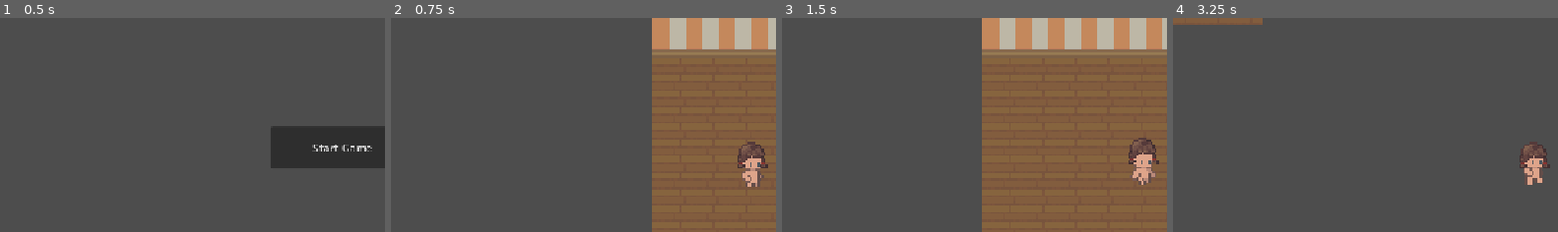
Above: before the commit, frames 1-4 (left to right).
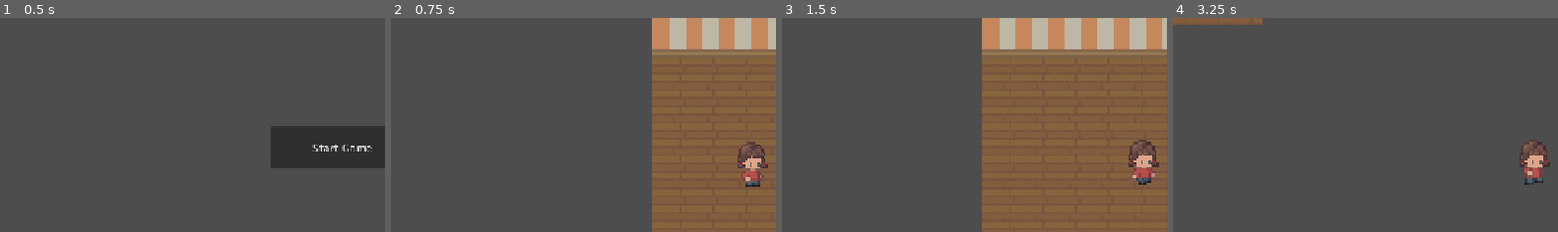
Above: after the commit, the same moments.

Repository: 134148/HauntingDeadline
Game: Godot game, scene res://scenes/titlescreen.tscn
Two runs of this game, one before a commit and one after it. Both use one fixed random seed, a clock stepped at 60 frames per second and the inputs below.
Inputs:
- Up to frame 1 (0.5 s): no input
- Up to frame 2 (0.75 s): click "Start Game" at 0.5 s
- Up to frame 3 (1.5 s): tap Enter at 1.25 s; hold D (right) from 1.28 s (still down)
- Up to frame 4 (3.25 s): release D (right) at 2.03 s; hold S (down) 2.03-2.78 s; hold D (right) from 2.78 s (still down)
The pictures show only the part of the screen within x 4-54%, y 19-69%; the shares and areas given below are measured in that part.

Frame 1 is identical in both runs. In frame 2, 0.2% of the frame differs, in the area x 91-96%, y 71-79%; in frame 3, 0.6%, in the area x 90-98%, y 55-78%; in frame 4, 0.6%.

Commit message:
alle kleren

Diff:
--- a/scenes/speler.tscn
+++ b/scenes/speler.tscn
@@ -83,29 +83,29 @@
 atlas = ExtResource("1_eg4ei")
 region = Rect2(0, 68, 32, 34)
 
+[sub_resource type="AtlasTexture" id="AtlasTexture_gjejr"]
+atlas = ExtResource("1_eg4ei")
+region = Rect2(0, 68, 32, 34)
+
+[sub_resource type="AtlasTexture" id="AtlasTexture_hmgcj"]
+atlas = ExtResource("1_eg4ei")
+region = Rect2(32, 68, 32, 34)
+
+[sub_resource type="AtlasTexture" id="AtlasTexture_rp07m"]
+atlas = ExtResource("1_eg4ei")
+region = Rect2(64, 68, 32, 34)
+
 [sub_resource type="AtlasTexture" id="AtlasTexture_1flrd"]
 atlas = ExtResource("1_eg4ei")
 region = Rect2(96, 68, 32, 34)
 
-[sub_resource type="AtlasTexture" id="AtlasTexture_rp07m"]
-atlas = ExtResource("1_eg4ei")
-region = Rect2(64, 68, 32, 34)
+[sub_resource type="AtlasTexture" id="AtlasTexture_f8dos"]
+atlas = ExtResource("1_eg4ei")
+region = Rect2(128, 68, 32, 34)
 
 [sub_resource type="AtlasTexture" id="AtlasTexture_j0n3m"]
 atlas = ExtResource("1_eg4ei")
 region = Rect2(160, 68, 32, 34)
-
-[sub_resource type="AtlasTexture" id="AtlasTexture_hmgcj"]
-atlas = ExtResource("1_eg4ei")
-region = Rect2(32, 68, 32, 34)
-
-[sub_resource type="AtlasTexture" id="AtlasTexture_gjejr"]
-atlas = ExtResource("1_eg4ei")
-region = Rect2(0, 68, 32, 34)
-
-[sub_resource type="AtlasTexture" id="AtlasTexture_f8dos"]
-atlas = ExtResource("1_eg4ei")
-region = Rect2(128, 68, 32, 34)
 
 [sub_resource type="AtlasTexture" id="AtlasTexture_a2ew5"]
 atlas = ExtResource("1_eg4ei")
@@ -127,22 +127,22 @@
 }, {
 "frames": [{
 "duration": 1.0,
+"texture": SubResource("AtlasTexture_gjejr")
+}, {
+"duration": 1.0,
+"texture": SubResource("AtlasTexture_hmgcj")
+}, {
+"duration": 1.0,
+"texture": SubResource("AtlasTexture_rp07m")
+}, {
+"duration": 1.0,
 "texture": SubResource("AtlasTexture_1flrd")
 }, {
 "duration": 1.0,
-"texture": SubResource("AtlasTexture_rp07m")
+"texture": SubResource("AtlasTexture_f8dos")
 }, {
 "duration": 1.0,
 "texture": SubResource("AtlasTexture_j0n3m")
-}, {
-"duration": 1.0,
-"texture": SubResource("AtlasTexture_hmgcj")
-}, {
-"duration": 1.0,
-"texture": SubResource("AtlasTexture_gjejr")
-}, {
-"duration": 1.0,
-"texture": SubResource("AtlasTexture_f8dos")
 }, {
 "duration": 1.0,
 "texture": SubResource("AtlasTexture_a2ew5")
@@ -155,6 +155,234 @@
 "speed": 7.0
 }]
 
+[sub_resource type="AtlasTexture" id="AtlasTexture_3n8en"]
+atlas = ExtResource("1_eg4ei")
+region = Rect2(0, 136, 32, 34)
+
+[sub_resource type="AtlasTexture" id="AtlasTexture_re5ni"]
+atlas = ExtResource("1_eg4ei")
+region = Rect2(0, 136, 32, 34)
+
+[sub_resource type="AtlasTexture" id="AtlasTexture_wkl0p"]
+atlas = ExtResource("1_eg4ei")
+region = Rect2(32, 136, 32, 34)
+
+[sub_resource type="AtlasTexture" id="AtlasTexture_1ch2h"]
+atlas = ExtResource("1_eg4ei")
+region = Rect2(64, 136, 32, 34)
+
+[sub_resource type="AtlasTexture" id="AtlasTexture_2fqj6"]
+atlas = ExtResource("1_eg4ei")
+region = Rect2(96, 136, 32, 34)
+
+[sub_resource type="AtlasTexture" id="AtlasTexture_k4s1p"]
+atlas = ExtResource("1_eg4ei")
+region = Rect2(128, 136, 32, 34)
+
+[sub_resource type="AtlasTexture" id="AtlasTexture_qihb5"]
+atlas = ExtResource("1_eg4ei")
+region = Rect2(160, 136, 32, 34)
+
+[sub_resource type="AtlasTexture" id="AtlasTexture_mcsx5"]
+atlas = ExtResource("1_eg4ei")
+region = Rect2(192, 136, 32, 34)
+
+[sub_resource type="AtlasTexture" id="AtlasTexture_4ro78"]
+atlas = ExtResource("1_eg4ei")
+region = Rect2(224, 136, 32, 34)
+
+[sub_resource type="SpriteFrames" id="SpriteFrames_vnwv4"]
+animations = [{
+"frames": [{
+"duration": 1.0,
+"texture": SubResource("AtlasTexture_3n8en")
+}],
+"loop": true,
+"name": &"shirt_idle",
+"speed": 5.0
+}, {
+"frames": [{
+"duration": 1.0,
+"texture": SubResource("AtlasTexture_re5ni")
+}, {
+"duration": 1.0,
+"texture": SubResource("AtlasTexture_wkl0p")
+}, {
+"duration": 1.0,
+"texture": SubResource("AtlasTexture_1ch2h")
+}, {
+"duration": 1.0,
+"texture": SubResource("AtlasTexture_2fqj6")
+}, {
+"duration": 1.0,
+"texture": SubResource("AtlasTexture_k4s1p")
+}, {
+"duration": 1.0,
+"texture": SubResource("AtlasTexture_qihb5")
+}, {
+"duration": 1.0,
+"texture": SubResource("AtlasTexture_mcsx5")
+}, {
+"duration": 1.0,
+"texture": SubResource("AtlasTexture_4ro78")
+}],
+"loop": true,
+"name": &"shirt_walking",
+"speed": 7.0
+}]
+
+[sub_resource type="AtlasTexture" id="AtlasTexture_vnwv4"]
+atlas = ExtResource("1_eg4ei")
+region = Rect2(0, 204, 32, 34)
+
+[sub_resource type="AtlasTexture" id="AtlasTexture_umxn7"]
+atlas = ExtResource("1_eg4ei")
+region = Rect2(0, 204, 32, 34)
+
+[sub_resource type="AtlasTexture" id="AtlasTexture_qtiux"]
+atlas = ExtResource("1_eg4ei")
+region = Rect2(32, 204, 32, 34)
+
+[sub_resource type="AtlasTexture" id="AtlasTexture_523lq"]
+atlas = ExtResource("1_eg4ei")
+region = Rect2(64, 204, 32, 34)
+
+[sub_resource type="AtlasTexture" id="AtlasTexture_b44uc"]
+atlas = ExtResource("1_eg4ei")
+region = Rect2(96, 204, 32, 34)
+
+[sub_resource type="AtlasTexture" id="AtlasTexture_kbyce"]
+atlas = ExtResource("1_eg4ei")
+region = Rect2(128, 204, 32, 34)
+
+[sub_resource type="AtlasTexture" id="AtlasTexture_bx600"]
+atlas = ExtResource("1_eg4ei")
+region = Rect2(160, 204, 32, 34)
+
+[sub_resource type="AtlasTexture" id="AtlasTexture_2odnv"]
+atlas = ExtResource("1_eg4ei")
+region = Rect2(192, 204, 32, 34)
+
+[sub_resource type="AtlasTexture" id="AtlasTexture_wc6w0"]
+atlas = ExtResource("1_eg4ei")
+region = Rect2(224, 204, 32, 34)
+
+[sub_resource type="SpriteFrames" id="SpriteFrames_magk8"]
+animations = [{
+"frames": [{
+"duration": 1.0,
+"texture": SubResource("AtlasTexture_vnwv4")
+}],
+"loop": true,
+"name": &"broek_idle",
+"speed": 5.0
+}, {
+"frames": [{
+"duration": 1.0,
+"texture": SubResource("AtlasTexture_umxn7")
+}, {
+"duration": 1.0,
+"texture": SubResource("AtlasTexture_qtiux")
+}, {
+"duration": 1.0,
+"texture": SubResource("AtlasTexture_523lq")
+}, {
+"duration": 1.0,
+"texture": SubResource("AtlasTexture_b44uc")
+}, {
+"duration": 1.0,
+"texture": SubResource("AtlasTexture_kbyce")
+}, {
+"duration": 1.0,
+"texture": SubResource("AtlasTexture_bx600")
+}, {
+"duration": 1.0,
+"texture": SubResource("AtlasTexture_2odnv")
+}, {
+"duration": 1.0,
+"texture": SubResource("AtlasTexture_wc6w0")
+}],
+"loop": true,
+"name": &"broek_walking",
+"speed": 7.0
+}]
+
+[sub_resource type="AtlasTexture" id="AtlasTexture_magk8"]
+atlas = ExtResource("1_eg4ei")
+region = Rect2(0, 272, 32, 34)
+
+[sub_resource type="AtlasTexture" id="AtlasTexture_qonec"]
+atlas = ExtResource("1_eg4ei")
+region = Rect2(0, 272, 32, 34)
+
+[sub_resource type="AtlasTexture" id="AtlasTexture_hnrkn"]
+atlas = ExtResource("1_eg4ei")
+region = Rect2(32, 272, 32, 34)
+
+[sub_resource type="AtlasTexture" id="AtlasTexture_71cyk"]
+atlas = ExtResource("1_eg4ei")
+region = Rect2(64, 272, 32, 34)
+
+[sub_resource type="AtlasTexture" id="AtlasTexture_xmra5"]
+atlas = ExtResource("1_eg4ei")
+region = Rect2(96, 272, 32, 34)
+
+[sub_resource type="AtlasTexture" id="AtlasTexture_mb2wa"]
+atlas = ExtResource("1_eg4ei")
+region = Rect2(128, 272, 32, 34)
+
+[sub_resource type="AtlasTexture" id="AtlasTexture_72rf1"]
+atlas = ExtResource("1_eg4ei")
+region = Rect2(160, 272, 32, 34)
+
+[sub_resource type="AtlasTexture" id="AtlasTexture_e8tfs"]
+atlas = ExtResource("1_eg4ei")
+region = Rect2(192, 272, 32, 34)
+
+[sub_resource type="AtlasTexture" id="AtlasTexture_ahc11"]
+atlas = ExtResource("1_eg4ei")
+region = Rect2(224, 272, 32, 34)
+
+[sub_resource type="SpriteFrames" id="SpriteFrames_pdh7q"]
+animations = [{
+"frames": [{
+"duration": 1.0,
+"texture": SubResource("AtlasTexture_magk8")
+}],
+"loop": true,
+"name": &"schoenen_idle",
+"speed": 5.0
+}, {
+"frames": [{
+"duration": 1.0,
+"texture": SubResource("AtlasTexture_qonec")
+}, {
+"duration": 1.0,
+"texture": SubResource("AtlasTexture_hnrkn")
+}, {
+"duration": 1.0,
+"texture": SubResource("AtlasTexture_71cyk")
+}, {
+"duration": 1.0,
+"texture": SubResource("AtlasTexture_xmra5")
+}, {
+"duration": 1.0,
+"texture": SubResource("AtlasTexture_mb2wa")
+}, {
+"duration": 1.0,
+"texture": SubResource("AtlasTexture_72rf1")
+}, {
+"duration": 1.0,
+"texture": SubResource("AtlasTexture_e8tfs")
+}, {
+"duration": 1.0,
+"texture": SubResource("AtlasTexture_ahc11")
+}],
+"loop": true,
+"name": &"schoenen_walking",
+"speed": 7.0
+}]
+
 [sub_resource type="CapsuleShape2D" id="CapsuleShape2D_3n8en"]
 radius = 5.0
 height = 16.0
@@ -166,8 +394,9 @@
 [node name="animatie_speler" type="AnimatedSprite2D" parent="." unique_id=104888703]
 unique_name_in_owner = true
 sprite_frames = SubResource("SpriteFrames_lplo0")
-animation = &"Walking"
+animation = &"Idle"
 autoplay = "Idle"
+frame_progress = 0.67636126
 
 [node name="animatie_haar" type="AnimatedSprite2D" parent="." unique_id=683366380]
 unique_name_in_owner = true
@@ -175,8 +404,26 @@
 sprite_frames = SubResource("SpriteFrames_4ro78")
 animation = &"hair_walking"
 
+[node name="animatie_shirt" type="AnimatedSprite2D" parent="." unique_id=640264653]
+unique_name_in_owner = true
+position = Vector2(0, 8)
+sprite_frames = SubResource("SpriteFrames_vnwv4")
+animation = &"shirt_idle"
+
+[node name="animatie_broek" type="AnimatedSprite2D" parent="." unique_id=969920116]
+unique_name_in_owner = true
+position = Vector2(0, 12)
+sprite_frames = SubResource("SpriteFrames_magk8")
+animation = &"broek_idle"
+
+[node name="animatie_schoenen" type="AnimatedSprite2D" parent="." unique_id=1210258693]
+unique_name_in_owner = true
+position = Vector2(0, 16)
+sprite_frames = SubResource("SpriteFrames_pdh7q")
+animation = &"schoenen_walking"
+
 [node name="CollisionShape2D" type="CollisionShape2D" parent="." unique_id=111746218]
-position = Vector2(0, 5)
+position = Vector2(1, 6)
 shape = SubResource("CapsuleShape2D_3n8en")
 
 [node name="Camera2D" type="Camera2D" parent="." unique_id=418377115]
--- a/scripts/speler.gd
+++ b/scripts/speler.gd
@@ -13,9 +13,15 @@
 	if character_direction.x > 0:
 		%animatie_speler.flip_h = false
 		%animatie_haar.flip_h = false
+		%animatie_shirt.flip_h = false
+		%animatie_broek.flip_h = false
+		%animatie_schoenen.flip_h = false
 	elif character_direction.x < 0:
 		%animatie_speler.flip_h = true
 		%animatie_haar.flip_h = true
+		%animatie_shirt.flip_h = true
+		%animatie_broek.flip_h = true
+		%animatie_schoenen.flip_h = true
 
 	# Movement
 	if character_direction != Vector2.ZERO:
@@ -25,6 +31,12 @@
 			%animatie_speler.animation = "Walking"
 		if %animatie_haar.animation != "hair_walking":
 			%animatie_haar.play("hair_walking")
+		if %animatie_shirt.animation != "shirt_walking":
+			%animatie_shirt.play("shirt_walking")
+		if %animatie_broek.animation != "broek_walking":
+			%animatie_broek.play("broek_walking")
+		if %animatie_schoenen.animation != "schoenen_walking":
+			%animatie_schoenen.play("schoenen_walking")
 
 	else:
 		velocity = velocity.move_toward(Vector2.ZERO, movement_speed)
@@ -33,5 +45,11 @@
 			%animatie_speler.animation = "Idle"
 		if %animatie_haar.animation != "hair_idle":
 			%animatie_haar.animation = "hair_idle"
+		if %animatie_shirt.animation != "shirt_idle":
+			%animatie_shirt.animation = "shirt_idle"
+		if %animatie_broek.animation != "broek_idle":
+			%animatie_broek.animation = "broek_idle"
+		if %animatie_schoenen.animation != "schoenen_idle":
+			%animatie_schoenen.animation = "schoenen_idle"
 
 	move_and_slide()
